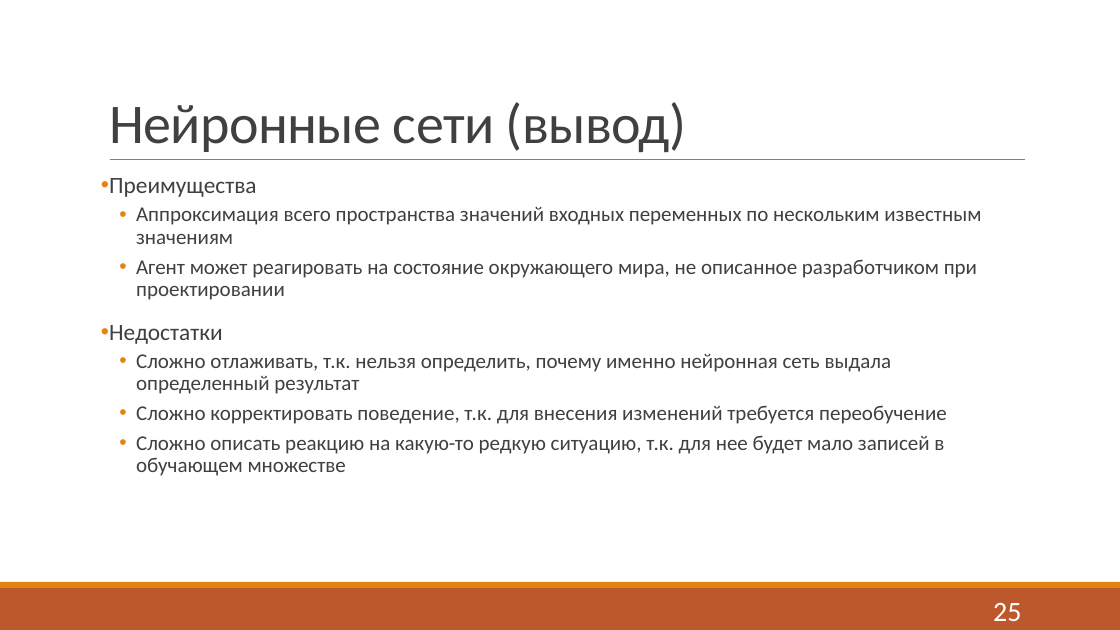
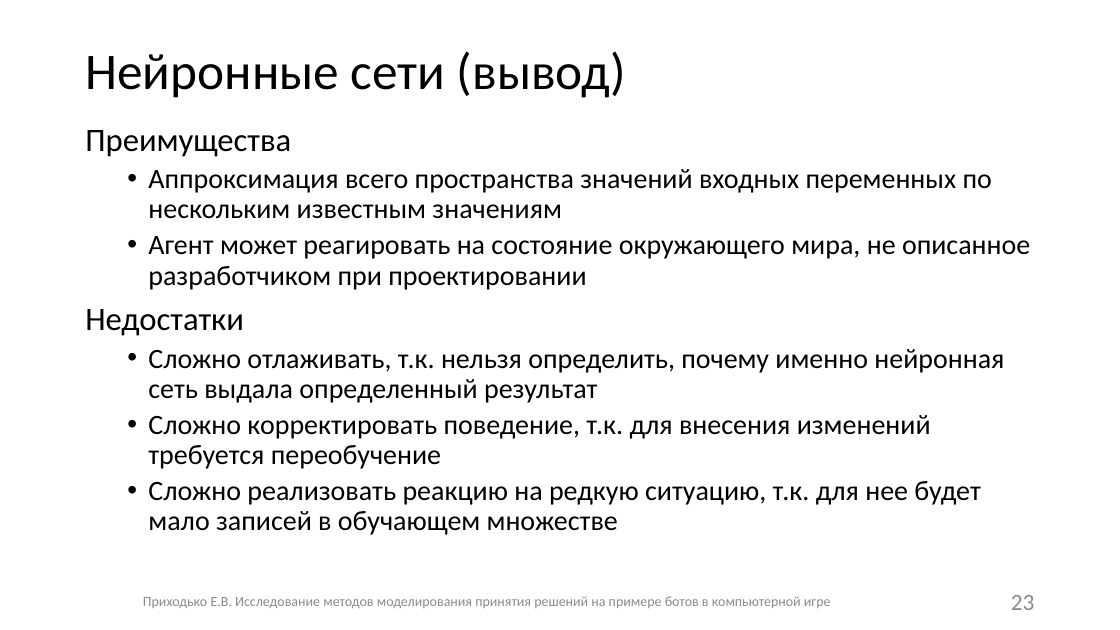
Before and after one commit to Fck-r-sns/Game_AI_thesis, a slide deck: slide 23 of Презентация.pptx (slide 25 before the commit). Drawn at 1120x630 pixels with LibreOffice and Linux fonts; fonts in the diff are those of the drawing. Boxes give left, top, right and bottom in pixels: in the first picture for what was removed or moved away, otherwise in the second. Text is boxed around its words. In the diff, an @@ line names an element or a change of style, - is before the commit and + after.

```diff
--- a/Презентация.pptx
+++ b/Презентация.pptx
@@ title "Нейронные сети (вывод)": place and size @@
-title "Нейронные сети (вывод)" at [109, 102, 686, 152]
+title "Нейронные сети (вывод)" at [85, 51, 626, 98]
@@ title "Нейронные сети (вывод)" at [85, 51, 626, 98]: size 48 to 44 pt, text colour #404040 to #000000, letter spacing -0.5 to 0 pt; line spacing 0.85 to 0.9; vertical alignment bottom to middle @@
@@ text "Преимущества": place and size @@
-text "Преимущества" at [109, 178, 981, 476]
+text "Преимущества" at [85, 130, 1030, 535]
@@ text at [85, 130, 1030, 469]: size 20 to 28 pt in "Преимущества", "Недостатки"; text colour #404040 to #000000 in "Преимущества", "Аппроксимация всего пространства значений входных переменных ...", "Агент может реагировать на состояние окружающего мира, ...", "Недостатки" and 2 more places; size 18 to 24 pt in "Аппроксимация всего пространства значений входных переменных ...", "Агент может реагировать на состояние окружающего мира, ...", "Сложно отлаживать, т.к. нельзя определить, почему именно ...", "Сложно корректировать поведение, т.к. для внесения изменений ..."; bullet • to none; less space between paragraphs; indent changed @@
@@ line removed from (110, 160) to (1026, 160) @@
@@ text at [148, 481, 980, 535]: text changed; size 18 to 24 pt; text colour #404040 to #000000 @@
-  • Сложно описать реакцию на какую-то редкую ситуацию, т.к. для нее будет мало записей в обучающем множестве
+  • Сложно реализовать реакцию на редкую ситуацию, т.к. для нее будет мало записей в обучающем множестве
@@ rectangle removed at [0, 588, 1120, 630] @@
@@ rectangle removed at [0, 582, 1120, 588] @@
@@ text added at [143, 596, 831, 608], 12 pt, text #8C8C8C @@
+Приходько Е.В. Исследование методов моделирования принятия решений на примере ботов в компьютерной игре
@@ page number added at [1011, 595, 1035, 610], 20 pt, text #8C8C8C @@
+23
@@ page number removed at [993, 603, 1021, 621] @@
-25
```
Also in this commit, not shown: 18 other slides changed, 8 slides added, 10 slides removed, 1 other file.
